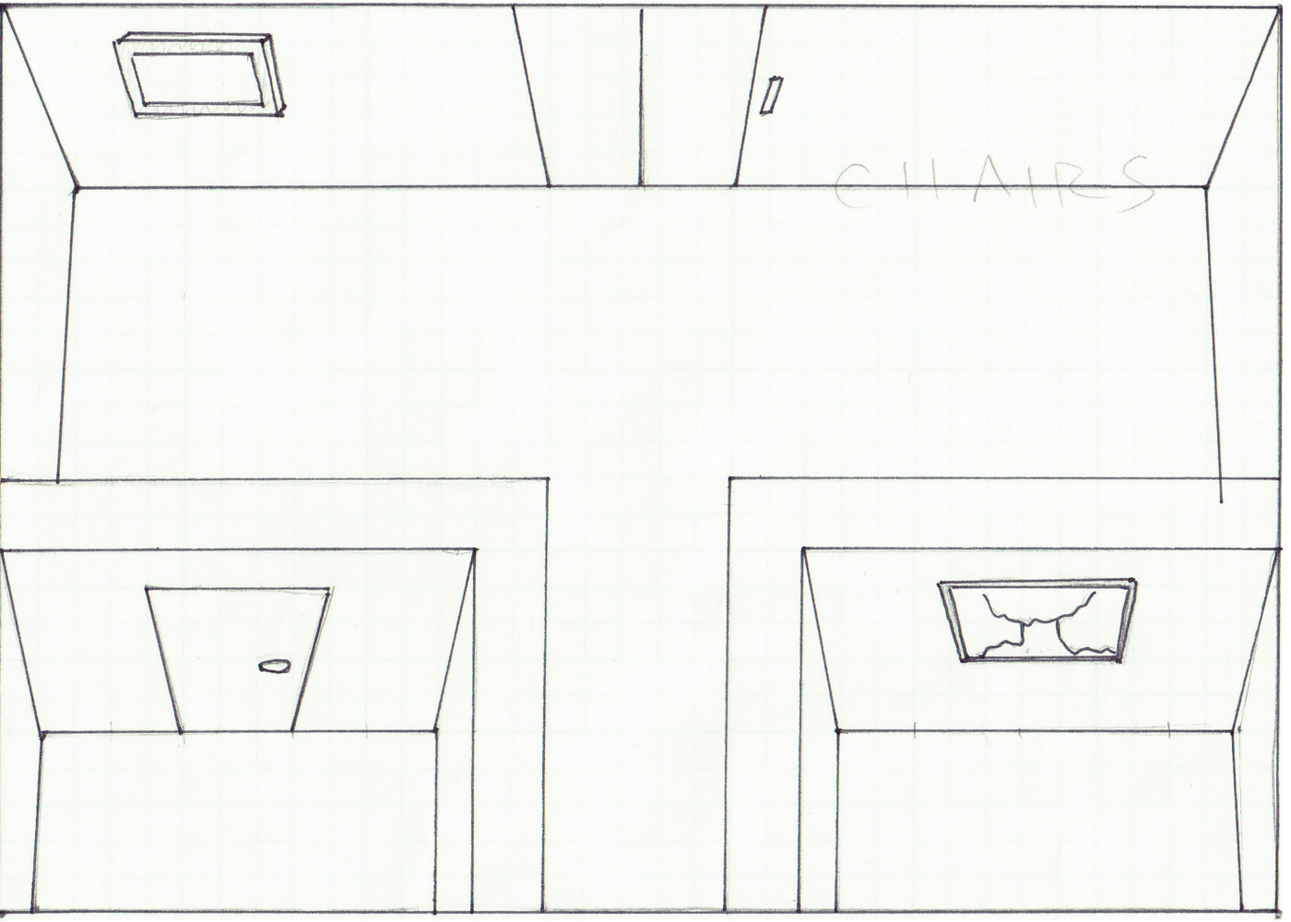
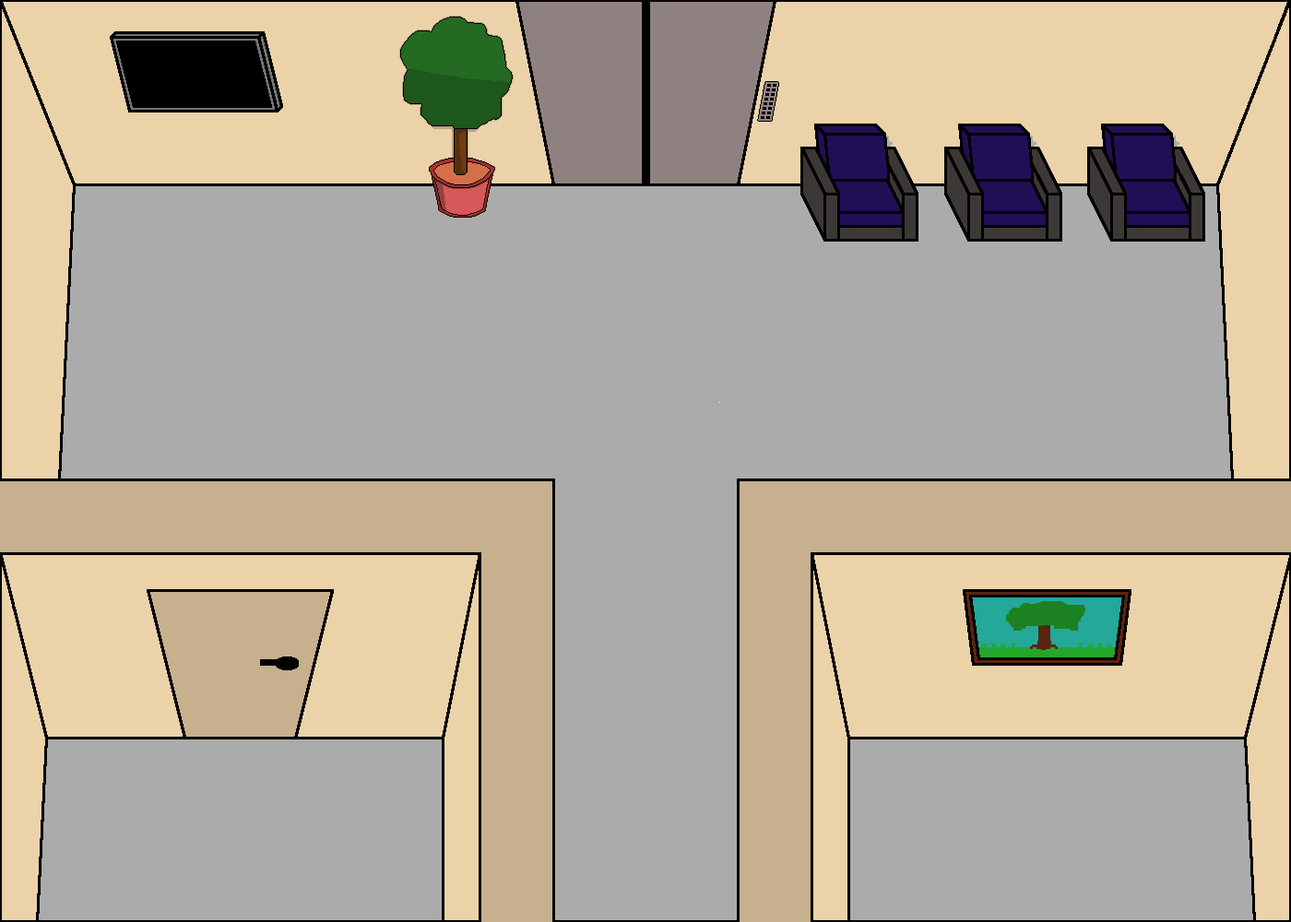
Two versions of the same layered image (1291 × 922). Layer-by-layer changes:
added layer "Pasted Layer #1" above "scene3" over [399, 15, 514, 218]
renamed "pixel art" to "scene3", painted on it over [0, 81, 1291, 922]
added layer "furnishings" above "room outline" over [109, 16, 1206, 590]
added layer "room outline" above "Pasted Layer" over [0, 0, 1291, 922]
hid "Background" over [0, 0, 1291, 922]
